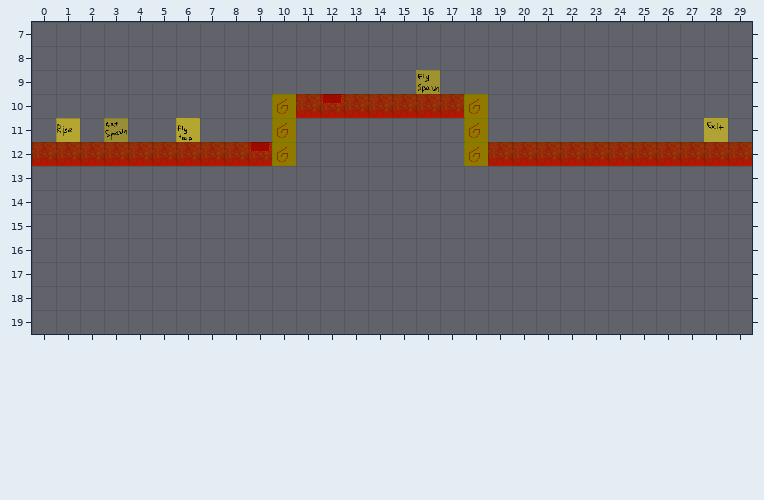
Two versions of a level (Tiled map (JSON), res/level/7.json). Above is the file before it was changed.
Cells are 32x32 px. Shown: x 0..29, y 7..19. Tiles whose own drawing changed are shown in their newer look in all pictures.
Now the later version:
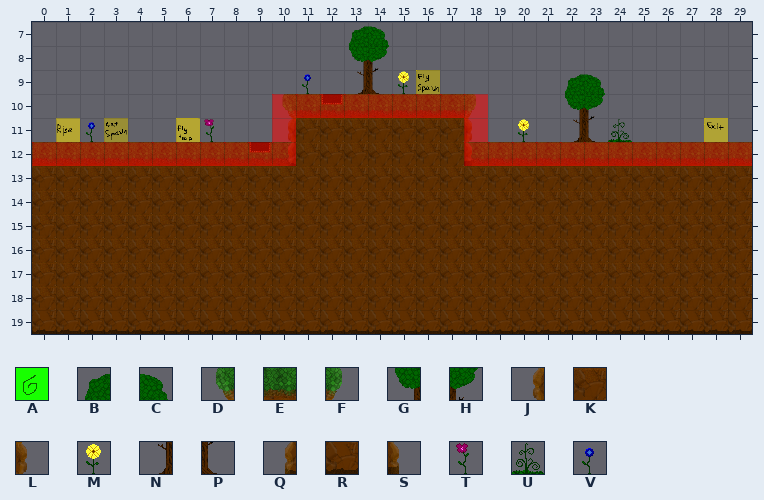
Key: from "tileset": A 0, B 20, C 21, D 22, E 23, F 24, G 40, H 41, J 42, K 43, L 44, M 49, N 60, P 61, Q 62, R 63, S 64, T 65, U 68, V 69.
_ is an empty cell.
Change:
Layer "level":
y 10: x 10 A -> _; x 18 A -> _
y 11: x 10..18 A_______A -> _KKKKKKK_
y 12: x 10..18 A_______A -> EKKKKKKKE
y 13..18: x 0..29 ______________________________ -> KKKKKKKKKKKKKKKKKKKKKKKKKKKKKK
y 19: x 0..29 ______________________________ -> RRRRRRRRRRRRRRRRRRRRRRRRRRRRRR
Layer "detail":
y 7: x 13..14 __ -> BC
y 8: x 13..14 __ -> GH
y 9: x 11 _ -> V; x 13..15 ___ -> NPM; x 22..23 __ -> BC
y 10: x 10 _ -> D; x 18 _ -> F; x 22..23 __ -> GH
y 11: x 2 _ -> V; x 7 _ -> T; x 10 _ -> J; x 18 _ -> L; x 20 _ -> M; x 22..24 ___ -> NPU
y 12: x 10 _ -> Q; x 18 _ -> S
Pixel boxes of the changes (left, top, right, bottom) in both pictures:
changed: (32, 26, 752, 334)
